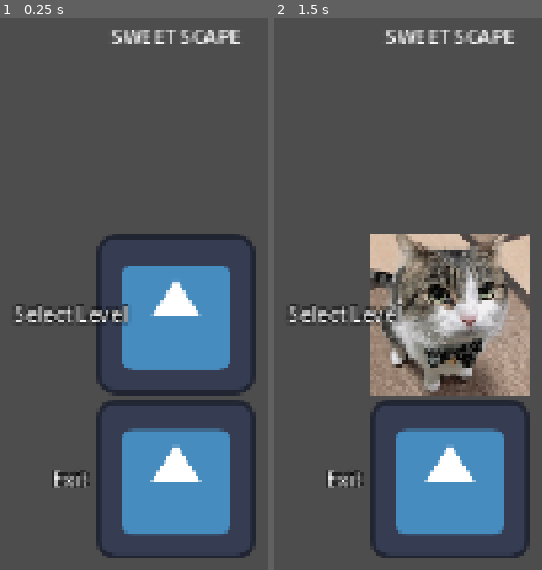
Above: before the commit, frames 1-2 (left to right).
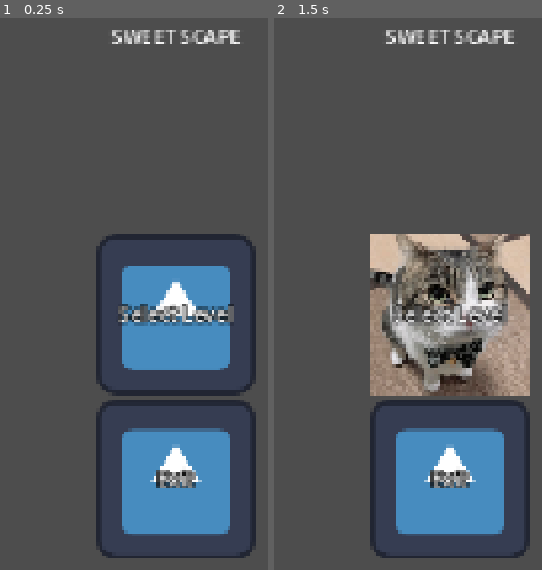
Above: after the commit, the same moments.

Repository: Couselin/RadiacionRune
Game: Godot game, scene res://01_scenes/04_screens/main_menu.tscn
The game is run twice, just before and just after one commit, with the same random seed, the same clock (stepped at 60 frames per second) and the same inputs. This scene is started directly instead of the project's main scene. The engine's default icon, where the game draws it, is replaced by a stand-in: a white triangle on a blue panel in a dark square.
Inputs:
- Up to frame 1 (0.25 s): no input
- Up to frame 2 (1.5 s): click "Select Level" at 0.5 s; tap Enter at 1.25 s; hold D (right) from 1.28 s (still down)

The runs differ from the first frame. In frame 1, 2.9% of the frame differs, in the area x 5-88%, y 51-86%; in frame 2, 2.7%.

Commit message:
:construction: main menu
Quite vBox jijiji

Diff:
--- a/radiacion-rune/01_scenes/04_screens/main_menu.tscn
+++ b/radiacion-rune/01_scenes/04_screens/main_menu.tscn
@@ -9,6 +9,26 @@
 anchor_bottom = 1.0
 grow_horizontal = 2
 grow_vertical = 2
+
+[node name="SelectLevel" parent="." unique_id=997814475 instance=ExtResource("1_5usjw")]
+layout_mode = 0
+offset_left = 492.0
+offset_top = 338.0
+offset_right = 788.0
+offset_bottom = 466.0
+ignore_texture_size = false
+stretch_mode = 5
+button_text = "Select Level"
+
+[node name="Exit" parent="." unique_id=2035615169 instance=ExtResource("1_5usjw")]
+layout_mode = 0
+offset_left = 492.0
+offset_top = 470.0
+offset_right = 788.0
+offset_bottom = 598.0
+ignore_texture_size = false
+stretch_mode = 5
+button_text = "Exit"
 
 [node name="Label" type="Label" parent="." unique_id=804545514]
 layout_mode = 1
@@ -25,29 +45,3 @@
 grow_vertical = 2
 text = "Sweet Scape"
 uppercase = true
-
-[node name="VBoxContainer" type="VBoxContainer" parent="." unique_id=1471728228]
-layout_mode = 1
-anchors_preset = -1
-anchor_left = 0.4
-anchor_top = 0.5
-anchor_right = 0.6
-anchor_bottom = 0.8
-offset_left = -20.0
-offset_top = -20.0
-offset_right = 20.0
-offset_bottom = 20.0
-grow_horizontal = 2
-grow_vertical = 2
-
-[node name="SelectLevel" parent="VBoxContainer" unique_id=997814475 instance=ExtResource("1_5usjw")]
-layout_mode = 2
-ignore_texture_size = false
-stretch_mode = 5
-button_text = "Select Level"
-
-[node name="Exit" parent="VBoxContainer" unique_id=2035615169 instance=ExtResource("1_5usjw")]
-layout_mode = 2
-ignore_texture_size = false
-stretch_mode = 5
-button_text = "Exit"
